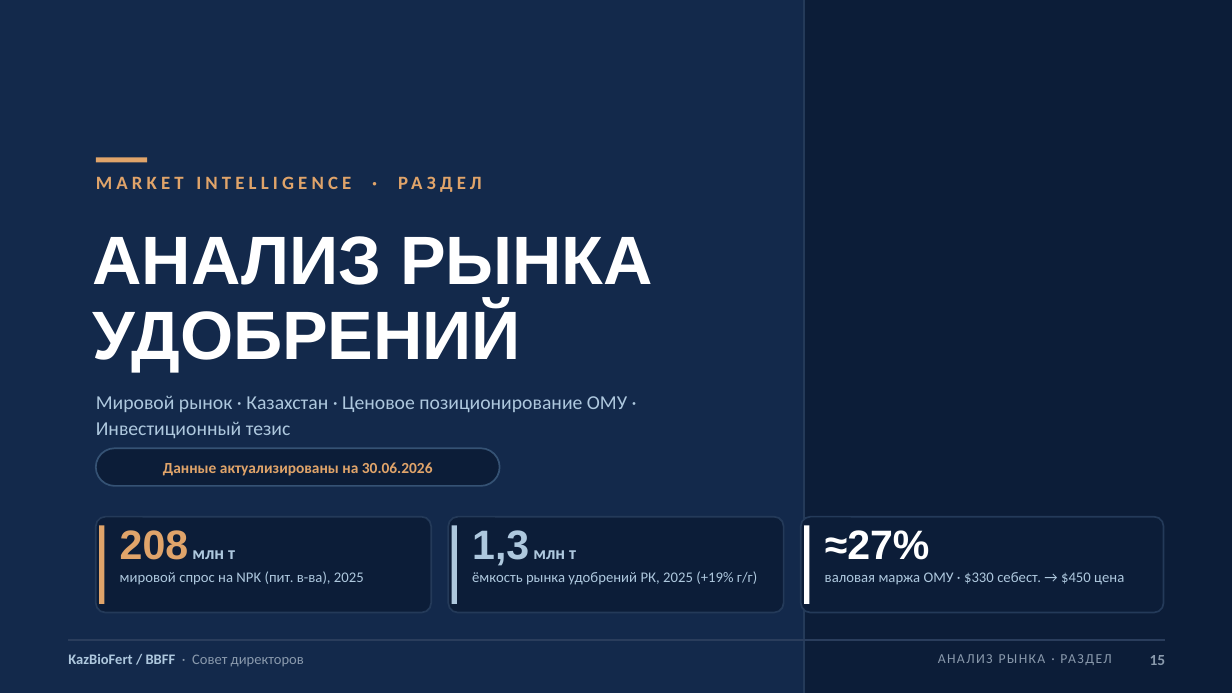
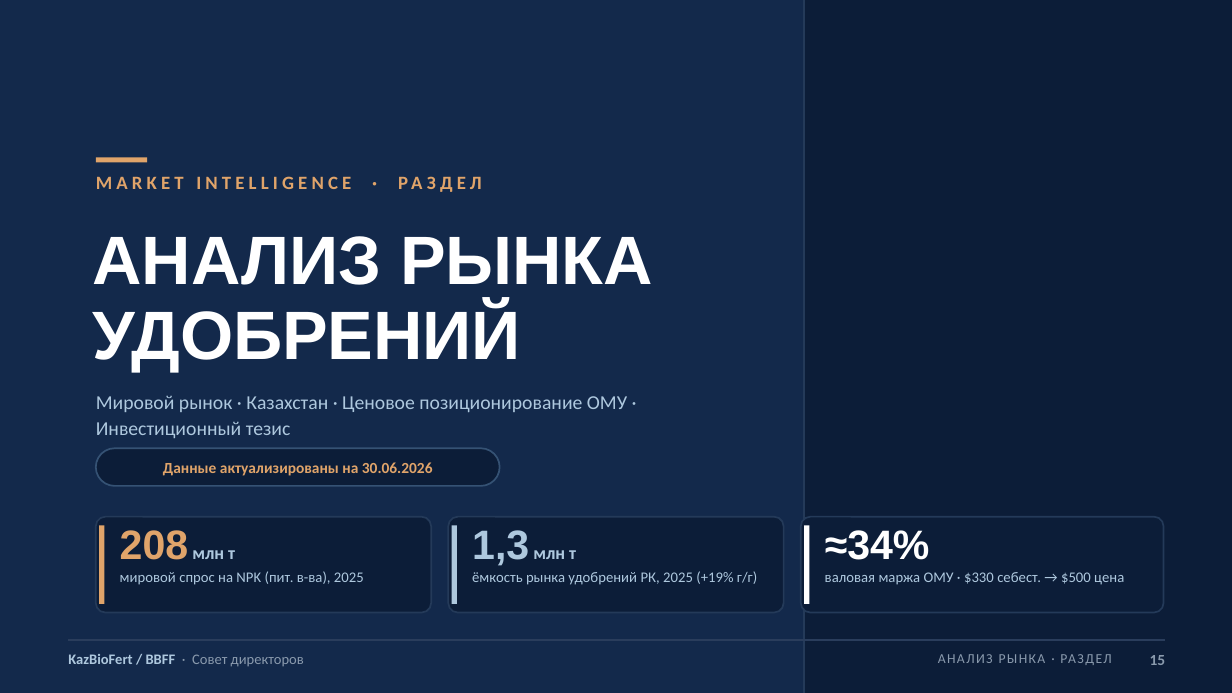
Before and after one commit to aoobakirov/board-presentation, a slide deck: slide 15 of KazBioFert_Board_Presentation_FINAL_20260709.pptx. Drawn at 1232x693 pixels with LibreOffice and Linux fonts; fonts in the diff are those of the drawing. Boxes give left, top, right and bottom in pixels: in the first picture for what was removed or moved away, otherwise in the second. Text is boxed around its words. In the diff, an @@ line names an element or a change of style, - is before the commit and + after.

```diff
--- a/KazBioFert_Board_Presentation_FINAL_20260709.pptx
+++ b/KazBioFert_Board_Presentation_FINAL_20260709.pptx
@@ text at box(825, 530, 930, 560): text changed @@
-≈27%
+≈34%
@@ text at box(825, 572, 1124, 585): text changed @@
-валовая маржа ОМУ · $330 себест. → $450 цена
+валовая маржа ОМУ · $330 себест. → $500 цена
```
Also in this commit, not shown: 2 other slides changed, 1 other file.
